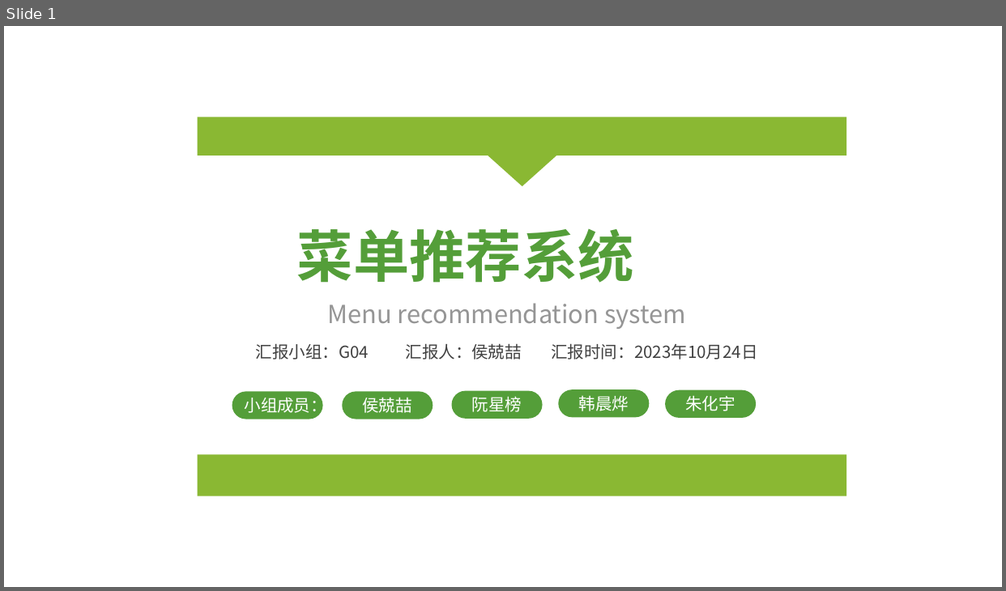
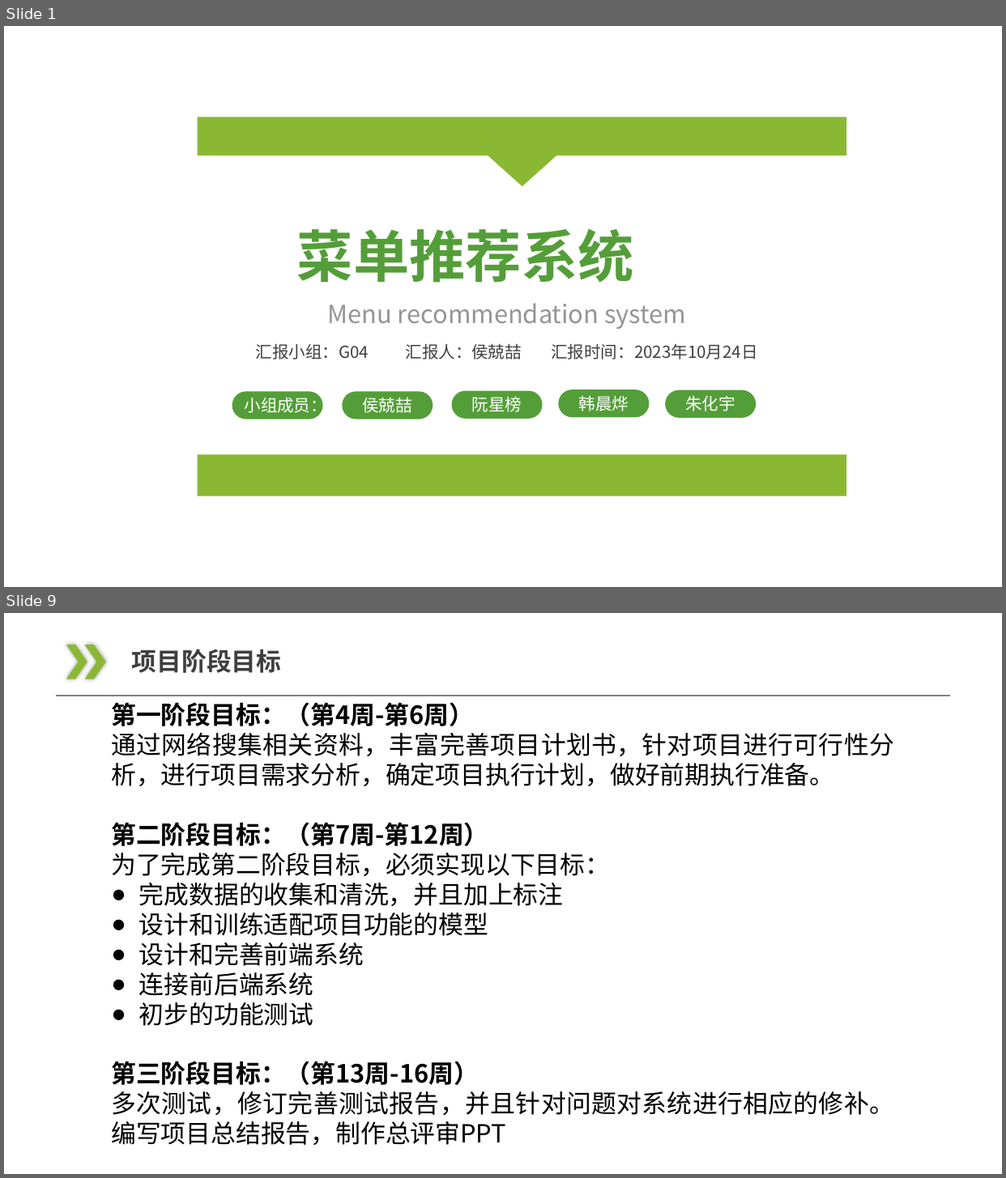
Before and after one commit to JakerHXR/Software-manage, a slide deck: doc/PPT/软件工程项目介绍PPT_2.1.pptx. Shown one above the other, each under a label of ours: slide 1 before the commit, slides 1 and 9 after it; the slides between them are not shown. The pictures are 1006x591 and 1006x1178 pixels, drawn with LibreOffice and Linux fonts; fonts in the diff are those of the drawing; background and template pictures are left out. Boxes give left, top, right and bottom in pixels: in the first picture for what was removed or moved away, otherwise in the second. Text is boxed around its words. In the diff, an @@ line names an element or a change of style, - is before the commit and + after.

Commit message:
update
ppt2.1+评审表

```diff
--- a/doc/PPT/软件工程项目介绍PPT_2.1.pptx
+++ b/doc/PPT/软件工程项目介绍PPT_2.1.pptx
@@ slide 9 added at box(4, 613, 1002, 1174), background #FFFFFF @@
@@ group added at box(57, 645, 950, 696): 2 freeform shapes, 1 line, 1 text @@
+项目阶段目标
@@ text added at box(111, 702, 894, 1145), 24 pt, text #000000 @@
+第一阶段目标：（第4周-第6周）
+通过网络搜集相关资料，丰富完善项目计划书，针对项目进行可行性分析，进行项目需求分析，确定项目执行计划，做好前期执行准备。
+第二阶段目标：（第7周-第12周）
+为了完成第二阶段目标，必须实现以下目标：
+● 完成数据的收集和清洗，并且加上标注
+● 设计和训练适配项目功能的模型
+● 设计和完善前端系统
+● 连接前后端系统
+● 初步的功能测试
+第三阶段目标：（第13周-16周）
+多次测试，修订完善测试报告，并且针对问题对系统进行相应的修补。编写项目总结报告，制作总评审PPT
```
Also in this commit, not shown: 8 slides changed, 1 other file.
